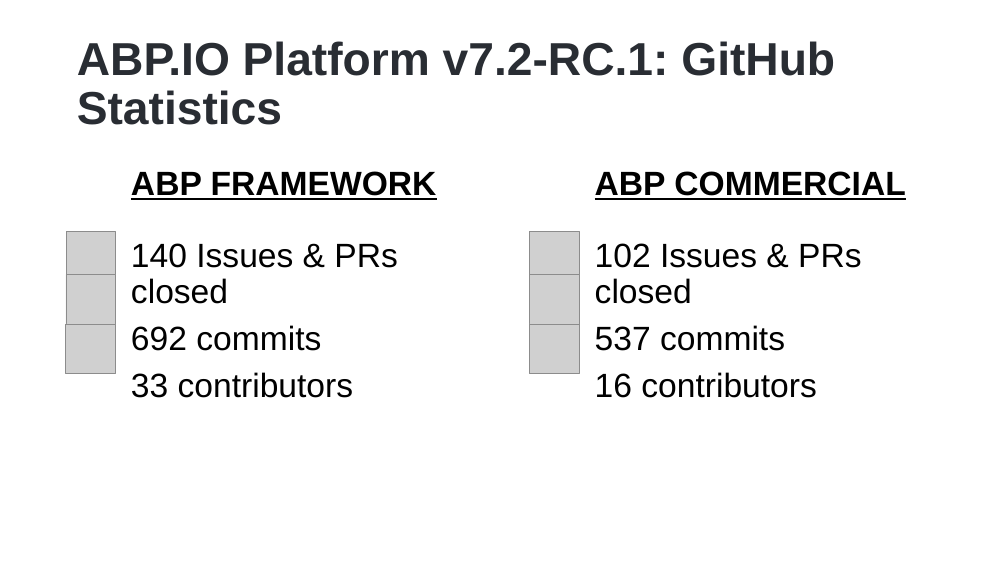
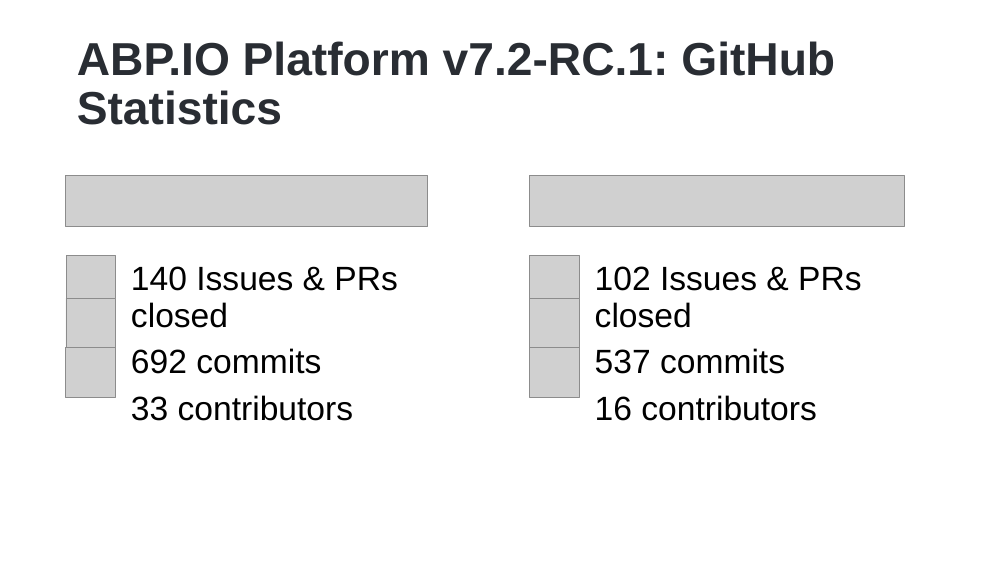
Before and after one commit to hikalkan/presentations, a slide deck: slide 2 of 2023-04-16 ABP Community Talks 2023.3/What is new with ABP 7.2 RC.1.pptx. Drawn at 1008x567 pixels with LibreOffice and Linux fonts; fonts in the diff are those of the drawing; grey boxes stand for pictures; background and template pictures are left out. Boxes give left, top, right and bottom in pixels: in the first picture for what was removed or moved away, otherwise in the second. Text is boxed around its words. In the diff, an @@ line names an element or a change of style, - is before the commit and + after.

```diff
--- a/2023-04-16 ABP Community Talks 2023.3/What is new with ABP 7.2 RC.1.pptx
+++ b/2023-04-16 ABP Community Talks 2023.3/What is new with ABP 7.2 RC.1.pptx
@@ picture added at [66,175,428,226] @@
@@ text removed at [131,171,437,200] @@
-ABP FRAMEWORK
@@ picture added at [529,175,904,226] @@
@@ text removed at [595,171,905,200] @@
-ABP COMMERCIAL
@@ 6 pictures, 2 texts: place and size @@
-6 pictures, 2 texts at [66,231,861,398]
+6 pictures, 2 texts at [66,255,861,421]
```
